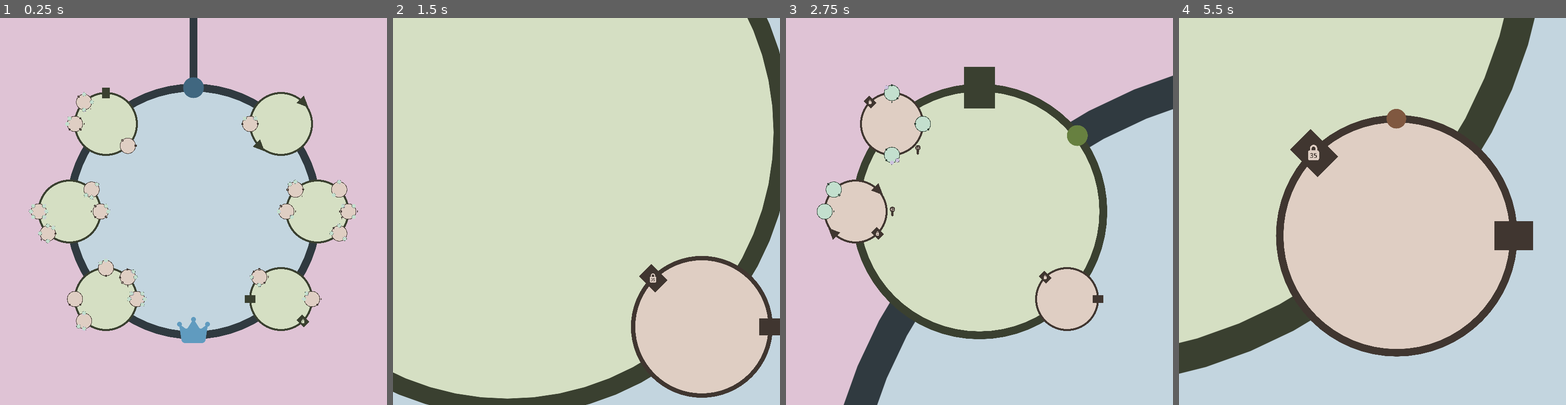
Above: before the commit, frames 1-4 (left to right).
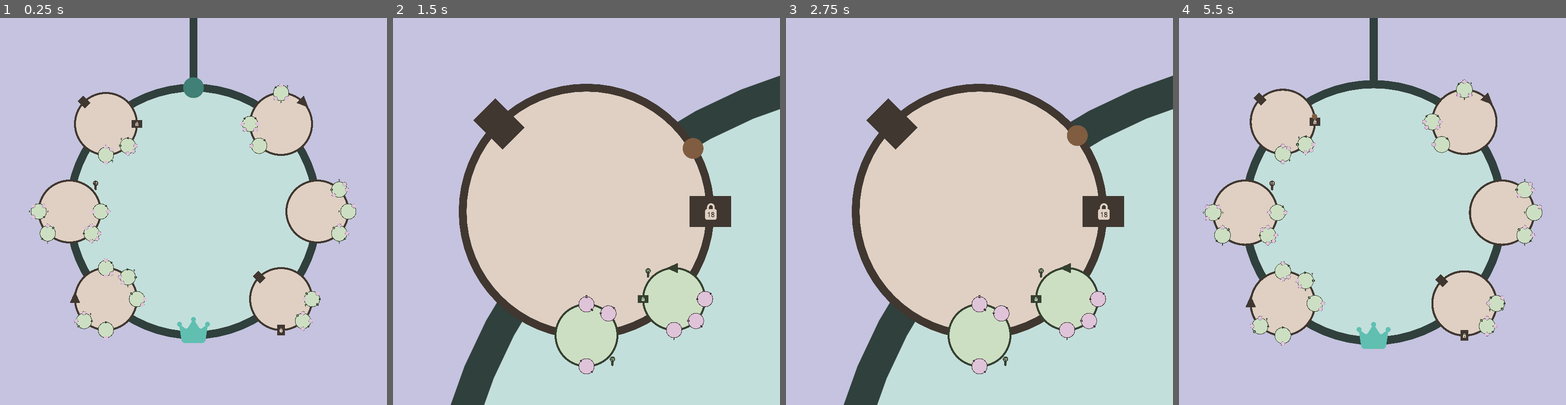
Above: after the commit, the same moments.

Repository: friedev/cycle-delver
Game: Godot game, scene res://src/main.tscn
Same seed, same stepped clock (60 frames per second), same inputs: the game is played once before the commit and once after it.
Inputs (mouse positions are in pixels of both pictures, inside the frame that each line leads up to):
- Up to frame 1 (0.25 s): no input
- Up to frame 2 (1.5 s): tap Enter at 0.5 s; move the mouse to (671, 192) at 0.52 s; tap A (move_ccw) at 0.6 s; click (671, 192) at 0.67 s; move the mouse to (509, 230) at 1.27 s; tap D (move_cw) at 1.35 s; click (509, 230) at 1.42 s
- Up to frame 3 (2.75 s): move the mouse to (1018, 126) at 2.02 s; hold W (move_out) from 2.03 s (still down); click (1018, 126) at 2.17 s
- Up to frame 4 (5.5 s): move the mouse to (1353, 288) at 2.77 s; release W (move_out) at 2.78 s; click (1353, 288) at 2.85 s; move the mouse to (1488, 269) at 3.52 s; hold M (toggle_zoom) 3.53-4.28 s; click (1488, 269) at 3.67 s; move the mouse to (1256, 153) at 4.27 s; tap Mouse wheel up (zoom_in) at 4.35 s; click (1256, 153) at 4.42 s; move the mouse to (1391, 211) at 5.02 s; hold Mouse wheel down (zoom_out) from 5.03 s (still down); click (1391, 211) at 5.17 s

The runs differ from the first frame. In frame 1, 61% of the frame differs, in the area x 0-100%, y 0-100%; in frame 2, 57%; in frame 3, 42%; in frame 4, 61%.

Commit message:
Reduce max depth

Diff:
--- a/src/vertices/loop.gd
+++ b/src/vertices/loop.gd
@@ -2,7 +2,7 @@
 
 const DRAW_RADIUS := 1024.0
 const BORDER_RADIUS := DRAW_RADIUS / 16.0
-const MAX_DEPTH := 4
+const MAX_DEPTH := 3
 const SLOTS_PER_SIDE := 3
 
 ## Counterclockwise (-1) and clockwise (+1.0).
@@ -11,7 +11,8 @@
 ## Radius of a child loop as a fraction of its parent's radius.
 const CHILD_RADIUS := 1.0 / 4.0
 ## Maximum radius encompassing all descendants as fraction of the parent radius.
-## (See math in comment below.)
+## (See math in comment below. It makes more sense when it's 1/X but works
+## regardless.)
 const DESCENDANT_RADIUS_BOUND := 1.0 / (1.0 / CHILD_RADIUS - 1.0)
 
 # If the maximum radius of all children is expressed as 1/R, where R is the
@@ -72,7 +73,7 @@
 func _ready() -> void:
 	if has_parent_loop():
 		super._ready()
-		scale = Vector2.ONE * 0.25
+		scale = Vector2.ONE * CHILD_RADIUS
 	else:
 		radius = DRAW_RADIUS
 		generate_root()
